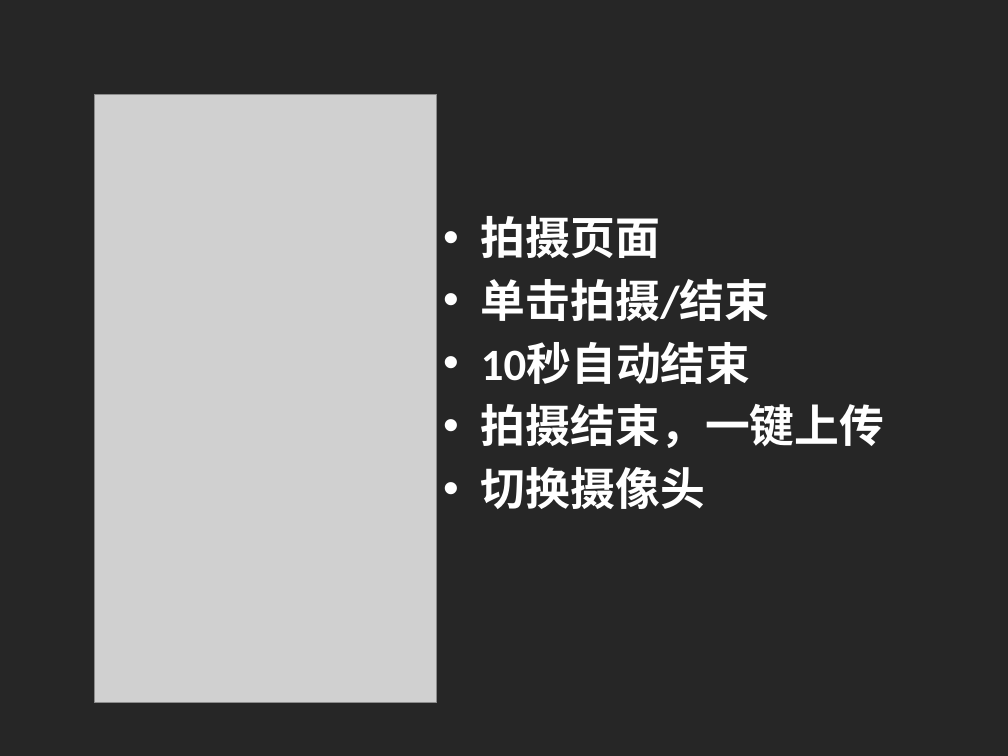
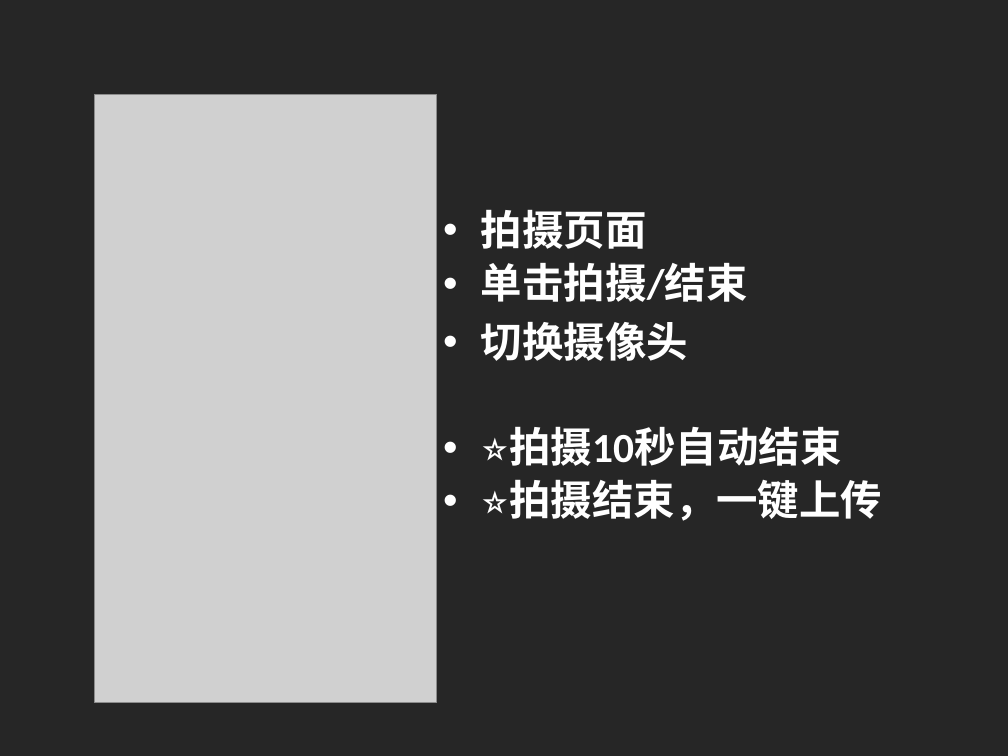
Before and after one commit to bhlt1998/AndroidHomeWork_Final, a slide deck: slide 6 of ppt/迷你抖音App答辩展示.pptx. Drawn at 1008x756 pixels with LibreOffice and Linux fonts; fonts in the diff are those of the drawing; grey boxes stand for pictures. Boxes give left, top, right and bottom in pixels: in the first picture for what was removed or moved away, otherwise in the second. Text is boxed around its words. In the diff, an @@ line names an element or a change of style, - is before the commit and + after.

Commit message:
update ppt

```diff
--- a/ppt/迷你抖音App答辩展示.pptx
+++ b/ppt/迷你抖音App答辩展示.pptx
@@ text at (x1=481, y1=209, x2=748, y2=361): size 32 to 29.6 pt in "拍摄页面", "单击拍摄/结束", "切换摄像头"; line spacing 1 to 0.9 @@
@@ text at (x1=481, y1=342, x2=884, y2=448): paragraphs removed @@
-• 10秒自动结束
-• 拍摄结束，一键上传
@@ text at (x1=509, y1=426, x2=882, y2=521): paragraphs added @@
+• ⭐拍摄10秒自动结束
+• ⭐拍摄结束，一键上传
```
Also in this commit, not shown: 2 other slides changed.
